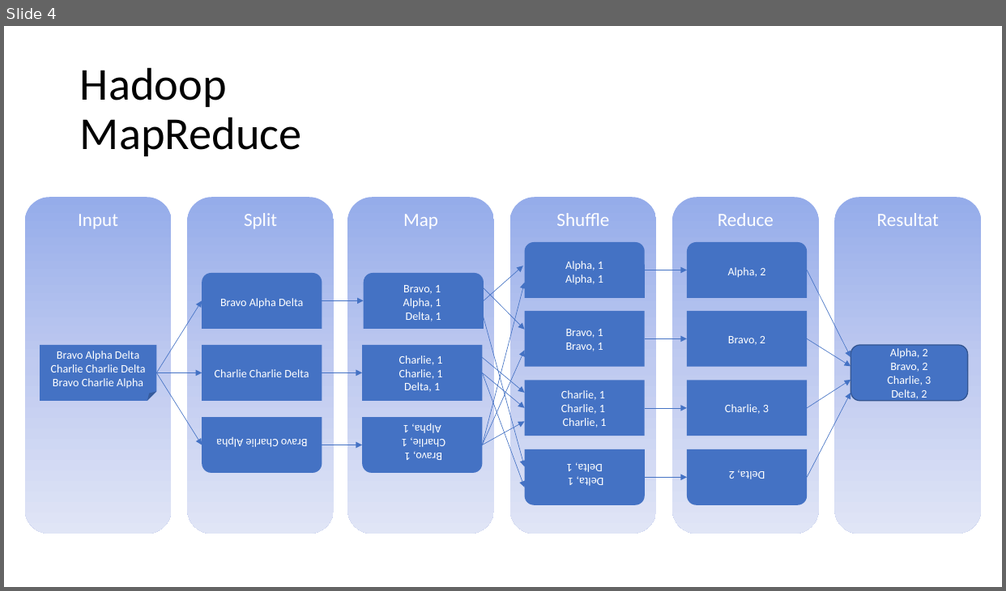
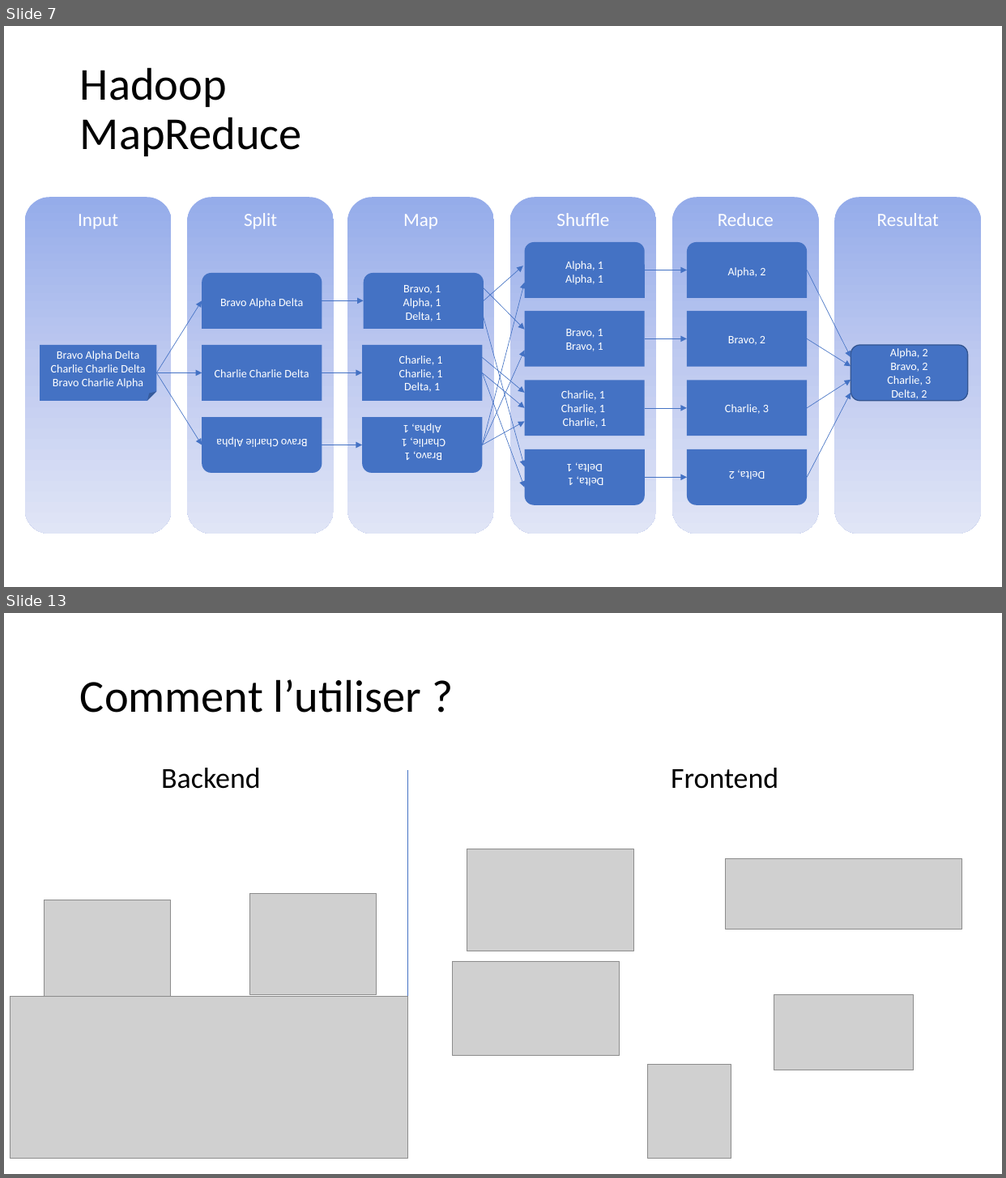
Before and after one commit to matritz-pro/share, a slide deck: topics/Data/bd/hadoop_cassandra/Hadoop_Cassandra.pptx. Shown one above the other, each under a label of ours: slide 4 before the commit, slides 7 and 13 after it; the slides between them are not shown. The pictures are 1006x591 and 1006x1178 pixels, drawn with LibreOffice and Linux fonts; fonts in the diff are those of the drawing; grey boxes stand for pictures. Boxes give left, top, right and bottom in pixels: in the first picture for what was removed or moved away, otherwise in the second. Text is boxed around its words. In the diff, an @@ line names an element or a change of style, - is before the commit and + after.

```diff
--- a/topics/Data/bd/hadoop_cassandra/Hadoop_Cassandra.pptx
+++ b/topics/Data/bd/hadoop_cassandra/Hadoop_Cassandra.pptx
@@ slide 13 added at [4,613,1002,1174], background #FFFFFF @@
@@ title added at [80,679,422,713], 44 pt, text #000000 @@
+Comment l’utiliser ?
@@ text added at [161,768,261,789], 28 pt, text #000000 @@
+Backend
@@ line added from (407, 770) to (407, 1139), #4472C4 0.5 pt @@
@@ text added at [671,768,778,789], 28 pt, text #000000 @@
+Frontend
@@ picture added at [467,849,634,952] @@
@@ picture added at [725,858,962,929] @@
@@ picture added at [44,901,170,1009] @@
@@ picture added at [249,894,376,995] @@
@@ picture added at [453,961,620,1055] @@
@@ picture added at [10,997,407,1160] @@
@@ picture added at [774,995,914,1071] @@
@@ picture added at [648,1065,731,1160] @@
@@ what was slide 4 is now slide 7 @@
```
Also in this commit, not shown: 3 slides changed, 10 other slides added, 1 slide removed, 20 other files.
